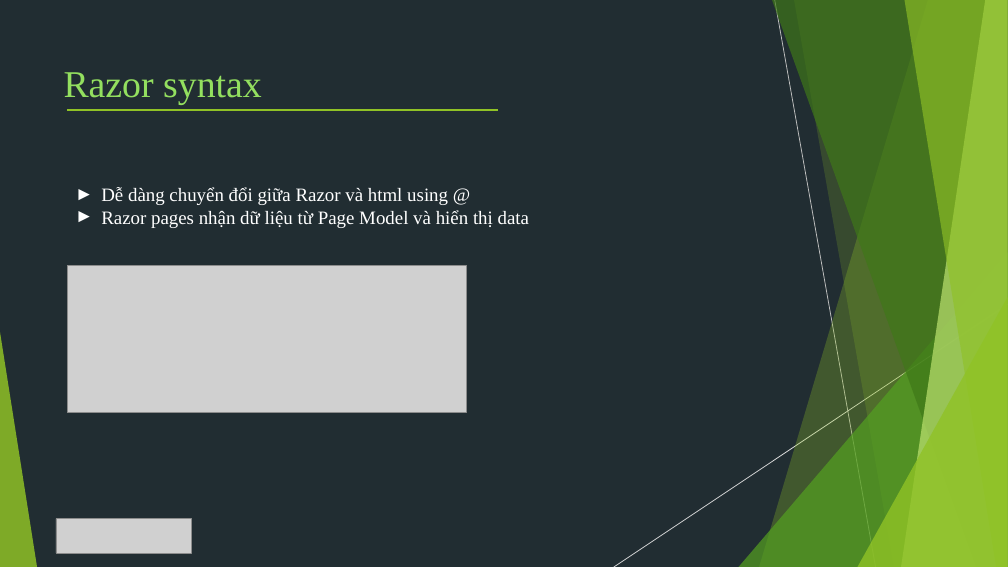
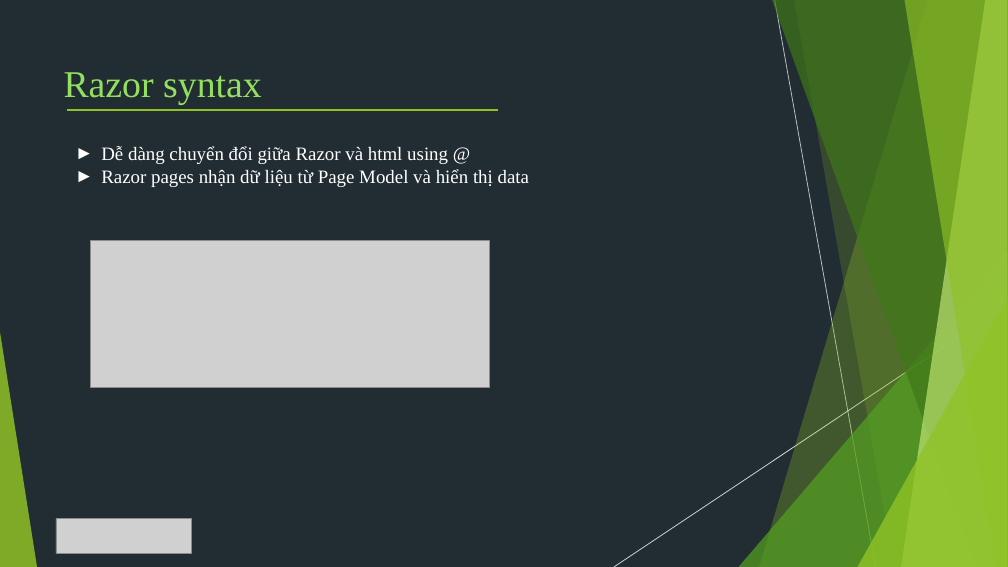
Before and after one commit to TechMarDay/RazorPage, a slide deck: slide 5 of Razor pages.pptx (slide 4 before the commit). Drawn at 1008x567 pixels with LibreOffice and Linux fonts; fonts in the diff are those of the drawing; grey boxes stand for pictures. Boxes give left, top, right and bottom in pixels: in the first picture for what was removed or moved away, otherwise in the second. Text is boxed around its words. In the diff, an @@ line names an element or a change of style, - is before the commit and + after.

```diff
--- a/Razor pages.pptx
+++ b/Razor pages.pptx
@@ text "Dễ dàng chuyển đổi giữa ...": place and size @@
-text "Dễ dàng chuyển đổi giữa ..." at box(101, 187, 529, 228)
+text "Dễ dàng chuyển đổi giữa ..." at box(101, 146, 529, 187)
@@ picture: place and size @@
-picture at box(67, 265, 467, 413)
+picture at box(90, 240, 489, 388)
```
Also in this commit, not shown: 5 other slides changed, 3 slides added, 2 slides removed.
